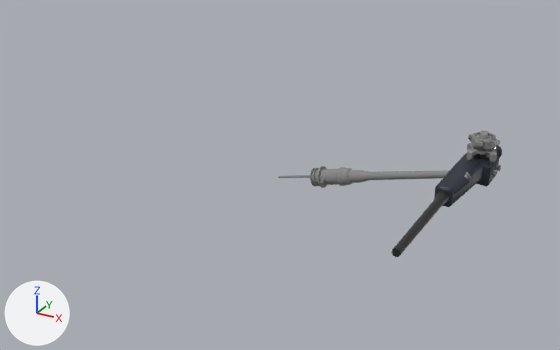
The FBX model Assets/Juan Cosas/endoscopi0 4.fbx, before and after one commit.
Rendered twice from a 50 mm camera at (760.0, -1296.0, 548.0) aimed at (219.0, -312.0, 57.0). The lights are fixed; the arrows at lower left show +X, +Y and +Z. Where no turn or scale is listed for an object, it has been applied to the vertices. Vertices at the same position are counted once.
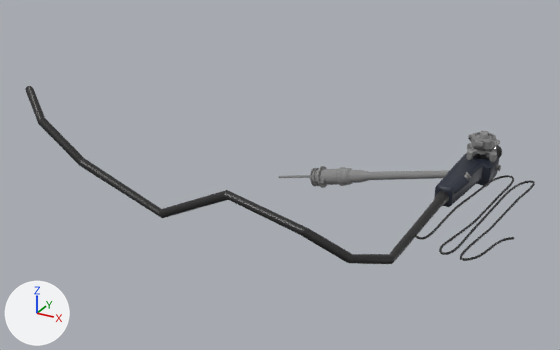
Boxes (x1, y1, x2, y2) around the edits, measured in the pictures (560 x 350 px):
'Cylinder.003', reshaped, turned: before (392, 191, 449, 257); after (25, 86, 449, 264)
'BezierCurve', added: after (415, 175, 535, 261)
part 1 of me_cylinder_003, built on: before (392, 218, 429, 257); after (25, 86, 429, 264)

The edits, one by one:
me_cylinder_003 is used by ob_cylinder_003; location (463.0, -255.0, 47.0); rotation (1.571, 0.0, 0.0), in degrees (90, 0, 0); scale (10.1, 10.1, 10.1).
me_cylinder_003 had 128 vertices, 98 faces and spanned x -1.0..1.0, y -1.0..1.0, z -1.0..18.5.
me_cylinder_003 now has 480 vertices, 449 faces and spans x -53.7..1.0, y -19.3..1.0, z -1.0..29.6.
me_cylinder_003 part 1: 32 vertices moved from x -0.6..0.6, y -0.6..0.6, z 18.5 to x -0.6..0.6, y -0.6..0.6, z 11.4; 352 vertices added at x -53.7..0.6, y -19.3..0.6, z 17.2..29.6.
Mesh me_beziercurve is new.
It has 1008 vertices, 997 faces and spans x -12.0..117.0, y -11.0..278.0, z -14.0..6.0.
It uses material mat_mat_6 (black #262626).
Object 'Cylinder.003' (ob_cylinder_003) turns from (90, 0, 0) to (90, 36, 0) degrees about x, y and z.
Object 'BezierCurve' (ob_beziercurve) is new; it shows me_beziercurve.
Its location is (469.0, -386.0, 47.0).
